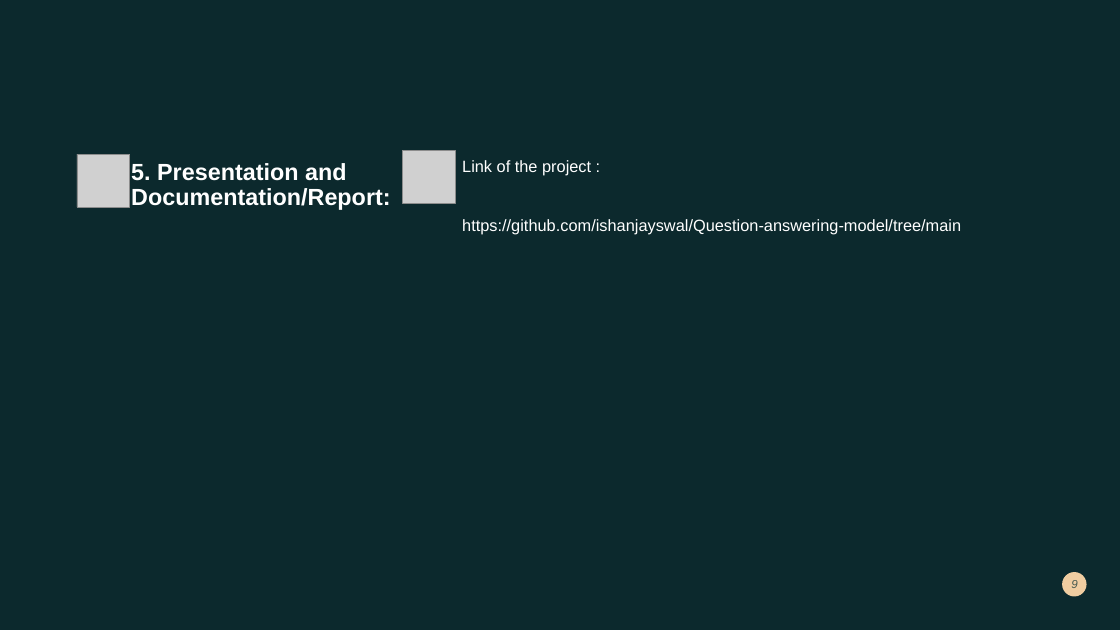
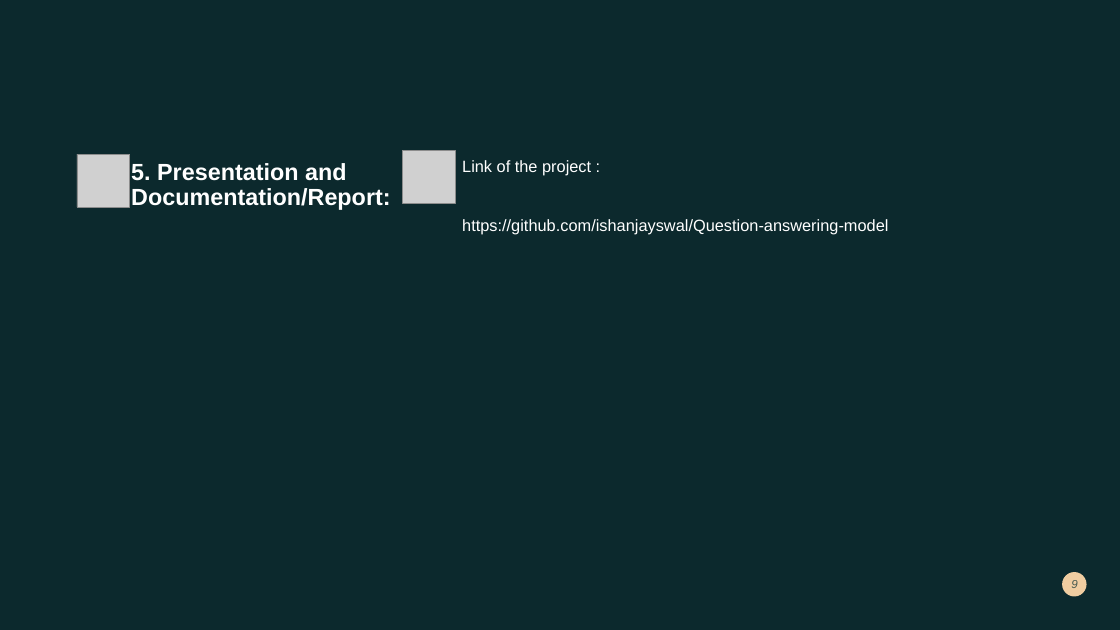
Before and after one commit to ishanjayswal/Question-answering-model, a slide deck: slide 9 of Indigo_Casestudy.pptx. Drawn at 1120x630 pixels with LibreOffice and Linux fonts; fonts in the diff are those of the drawing; grey boxes stand for pictures; background and template pictures are left out; a plain dark background stands for a picture behind light text. Boxes give left, top, right and bottom in pixels: in the first picture for what was removed or moved away, otherwise in the second. Text is boxed around its words. In the diff, an @@ line names an element or a change of style, - is before the commit and + after.

```diff
--- a/Indigo_Casestudy.pptx
+++ b/Indigo_Casestudy.pptx
@@ text at (x1=462, y1=219, x2=888, y2=234): text changed @@
-https://github.com/ishanjayswal/Question-answering-model/tree/main
+https://github.com/ishanjayswal/Question-answering-model
```
